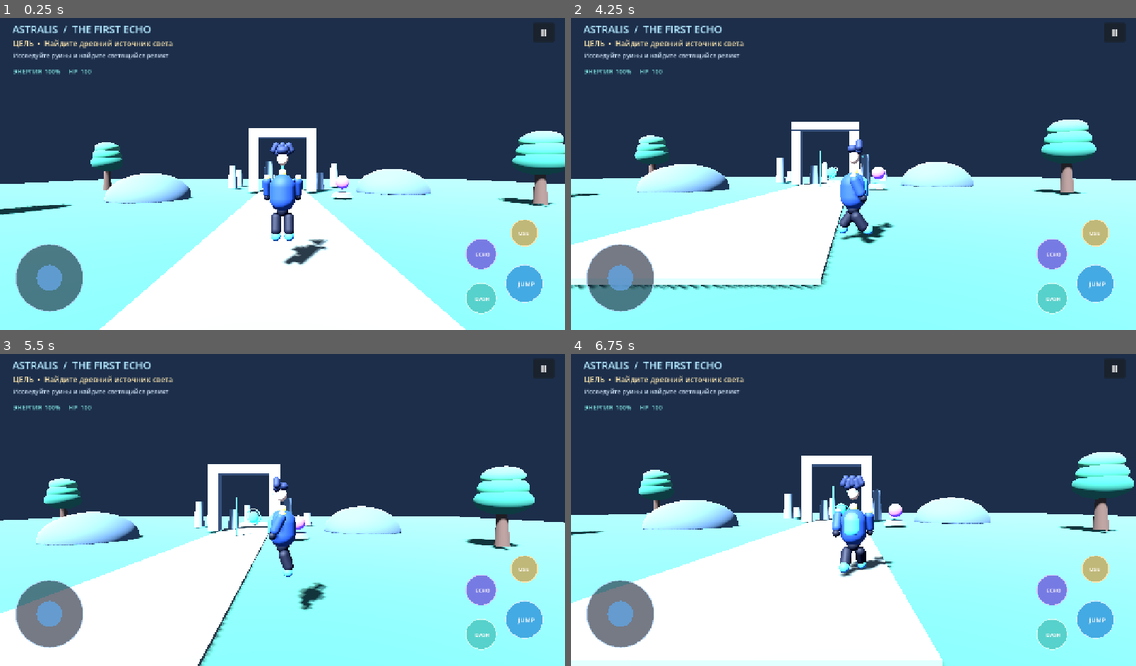
Above: before the commit, frames 1-4 (two rows, left to right).
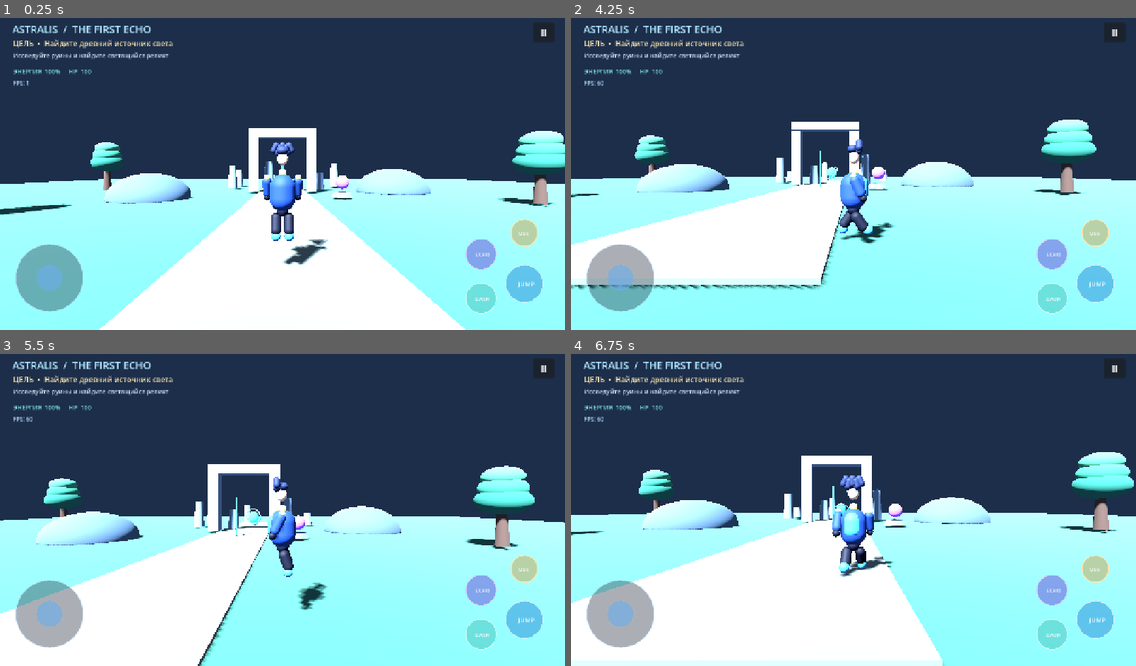
Above: after the commit, the same moments.

Repository: Phantom220-hub/ASTRALIS-RPG
Game: Godot game, scene res://scenes/main/Main.tscn
Two runs of this game, one before a commit and one after it. Both use one fixed random seed, a clock stepped at 60 frames per second and the inputs below.
Inputs (mouse positions are in pixels of both pictures, inside the frame that each line leads up to):
- Up to frame 1 (0.25 s): no input
- Up to frame 2 (4.25 s): tap Enter (ui_accept) at 0.5, 3.5 s; drag from (853, 170) to (910, 102) at 0.52 s; drag from (853, 170) to (825, 233) at 1.27 s; click "Ⅱ" at 2 s; click "Начать заново" at 2.75 s; move the mouse to (853, 170) at 3.52 s; hold D (move_right) from 3.53 s (still down); tap E (interact) at 3.6 s; click (853, 170) at 3.67 s
- Up to frame 3 (5.5 s): release D (move_right) at 4.25 s; drag from (254, 569) to (113, 460) at 4.27 s; move the mouse to (452, 553) at 5.02 s; hold A (move_left) from 5.03 s (still down); tap E (interact) at 5.1 s; click (452, 553) at 5.17 s; tap Enter (ui_accept) at 5.27 s
- Up to frame 4 (6.75 s): release A (move_left) at 5.75 s; drag from (684, 460) to (768, 428) at 5.77 s; move the mouse to (881, 506) at 6.52 s; hold S (move_back) from 6.53 s (still down); tap E (interact) at 6.6 s; click (881, 506) at 6.67 s

The runs differ from the first frame. In frame 1, 2.9% of the frame differs, in the area x 2-96%, y 20-94%; in frame 2, 3.0%; in frame 3, 3.2%; in frame 4, 3.2%.

Commit message:
Avoid duplicate touch controls and add FPS counter

Diff:
--- a/scripts/ui/game_hud.gd
+++ b/scripts/ui/game_hud.gd
@@ -8,17 +8,12 @@
 var status_label: Label
 var pause_panel: PanelContainer
 var _pulse := 0.0
-const MOBILE_CONTROLS_SCRIPT = preload("res://scripts/ui/mobile_controls.gd")
+var fps_label: Label
 
 func _ready() -> void:
 	set_anchors_and_offsets_preset(Control.PRESET_FULL_RECT)
 	mouse_filter = Control.MOUSE_FILTER_IGNORE
 	process_mode = Node.PROCESS_MODE_ALWAYS
-	var mobile_controls := Control.new()
-	mobile_controls.name = "MobileControls"
-	mobile_controls.set_script(MOBILE_CONTROLS_SCRIPT)
-	mobile_controls.mouse_filter = Control.MOUSE_FILTER_PASS
-	add_child(mobile_controls)
 	title_label = _make_label("ASTRALIS  /  THE FIRST ECHO", Vector2(28, 22), 23)
 	objective_label = _make_label("ЦЕЛЬ  •  Найдите древний источник света", Vector2(30, 58), 17)
 	hint_label = _make_label("Исследуйте руины и найдите светящийся реликт", Vector2(30, 88), 14)
@@ -35,9 +30,13 @@
 	pause_button.pressed.connect(_toggle_pause)
 	add_child(pause_button)
 	get_viewport().size_changed.connect(_position_pause_button.bind(pause_button))
+	fps_label = _make_label("FPS: --", Vector2(30, 151), 13)
+	fps_label.add_theme_color_override("font_color", Color(0.72, 0.86, 1.0))
 
 func _process(delta: float) -> void:
 	_pulse += delta
+	if is_instance_valid(fps_label):
+		fps_label.text = "FPS: %d" % Engine.get_frames_per_second()
 	if is_instance_valid(player):
 		var energy := int(player.get("energy"))
 		var hp := int(player.get("health"))
